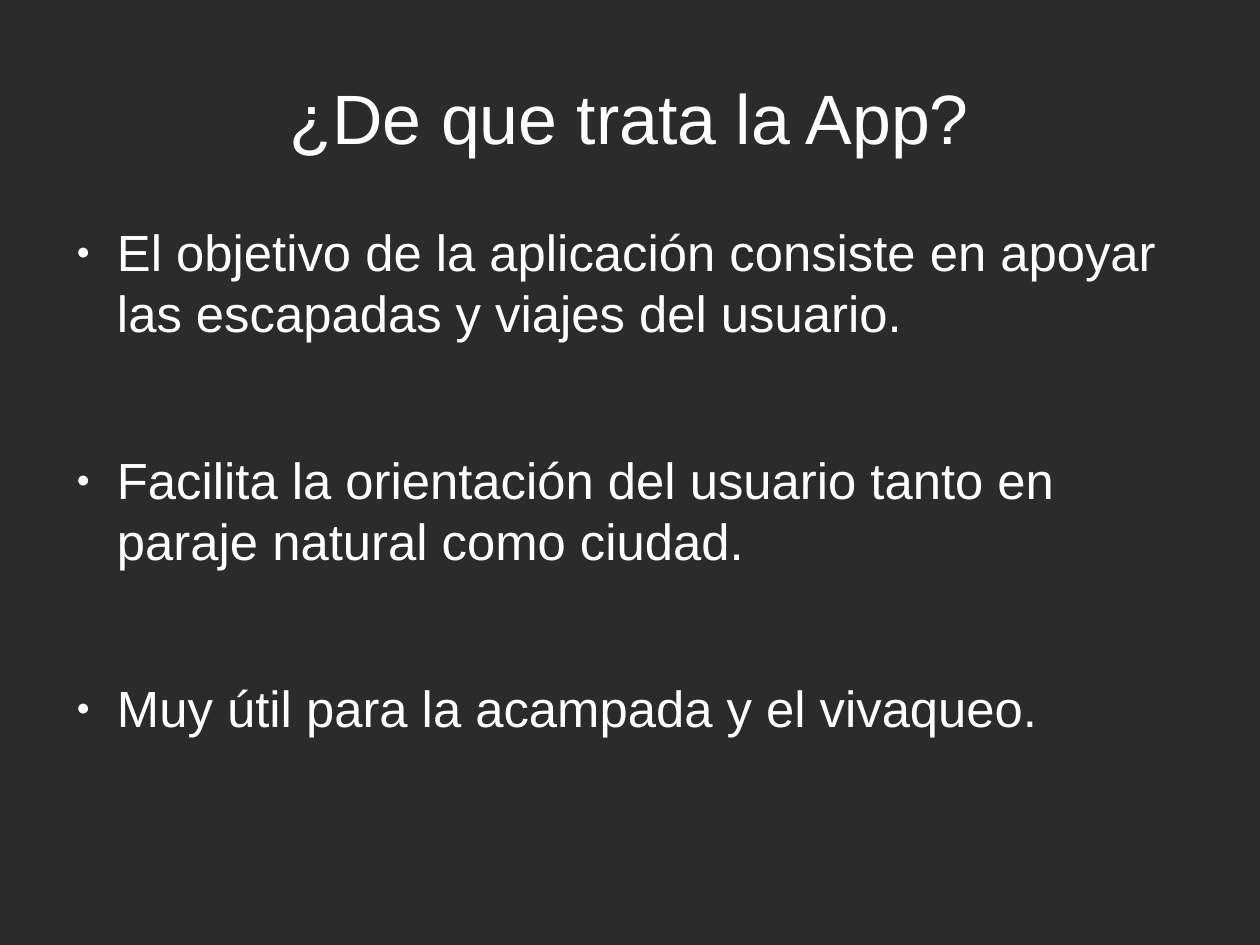
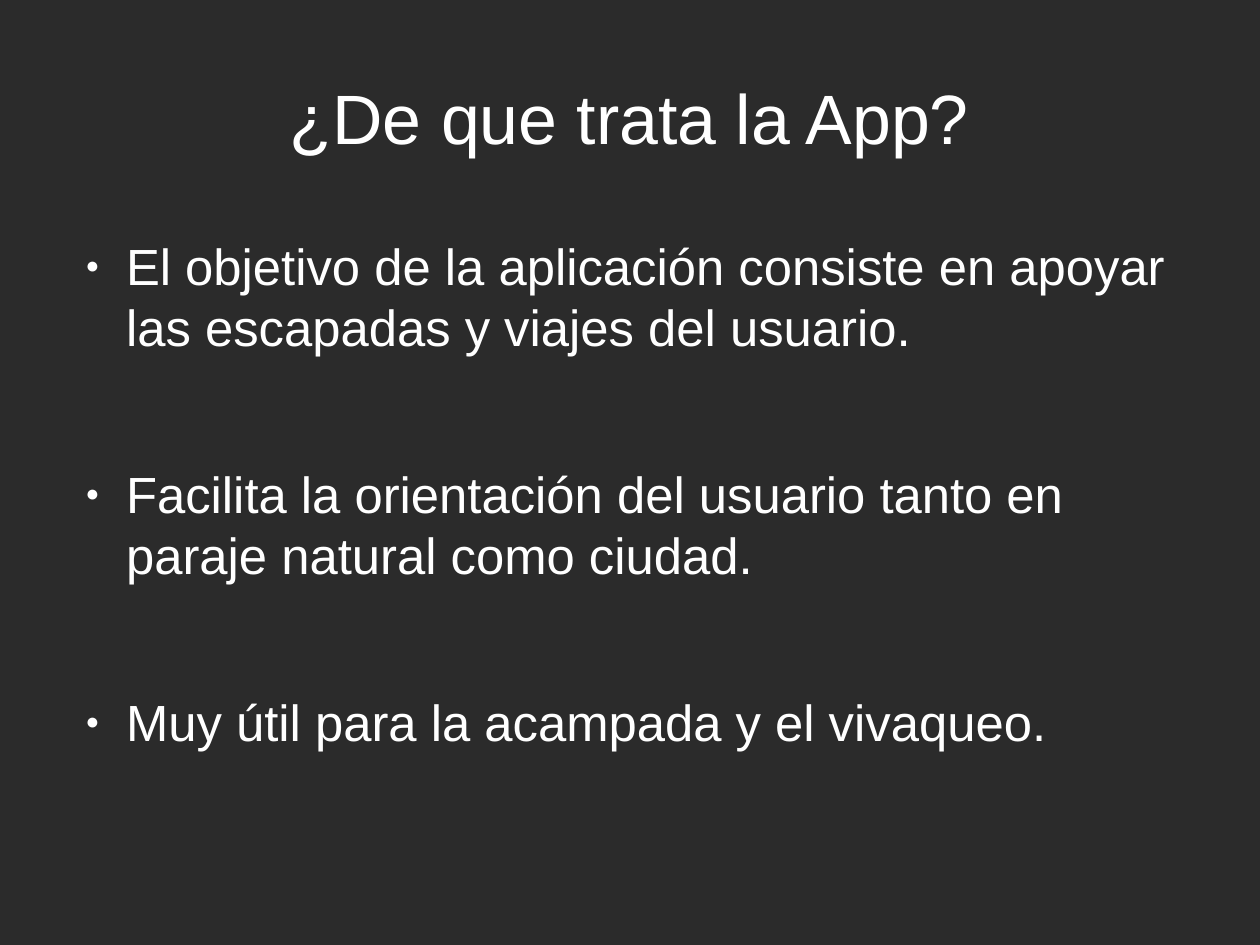
Before and after one commit to thewalkerofdreams/Proyecto-Final-Grado, a slide deck: slide 3 of AdventureMaps_Presentación.odp. Drawn at 1260x945 pixels with LibreOffice and Linux fonts; fonts in the diff are those of the drawing; background and template pictures are left out; a plain dark background stands for a picture behind light text. Boxes give left, top, right and bottom in pixels: in the first picture for what was removed or moved away, otherwise in the second. Text is boxed around its words. In the diff, an @@ line names an element or a change of style, - is before the commit and + after.

```diff
--- a/AdventureMaps_Presentación.odp
+++ b/AdventureMaps_Presentación.odp
@@ text "El objetivo de la aplicación ...": place and size @@
-text "El objetivo de la aplicación ..." at [117,233,1155,738]
+text "El objetivo de la aplicación ..." at [126,247,1164,752]
```
Also in this commit, not shown: 2 other slides changed, 1 slide added.
